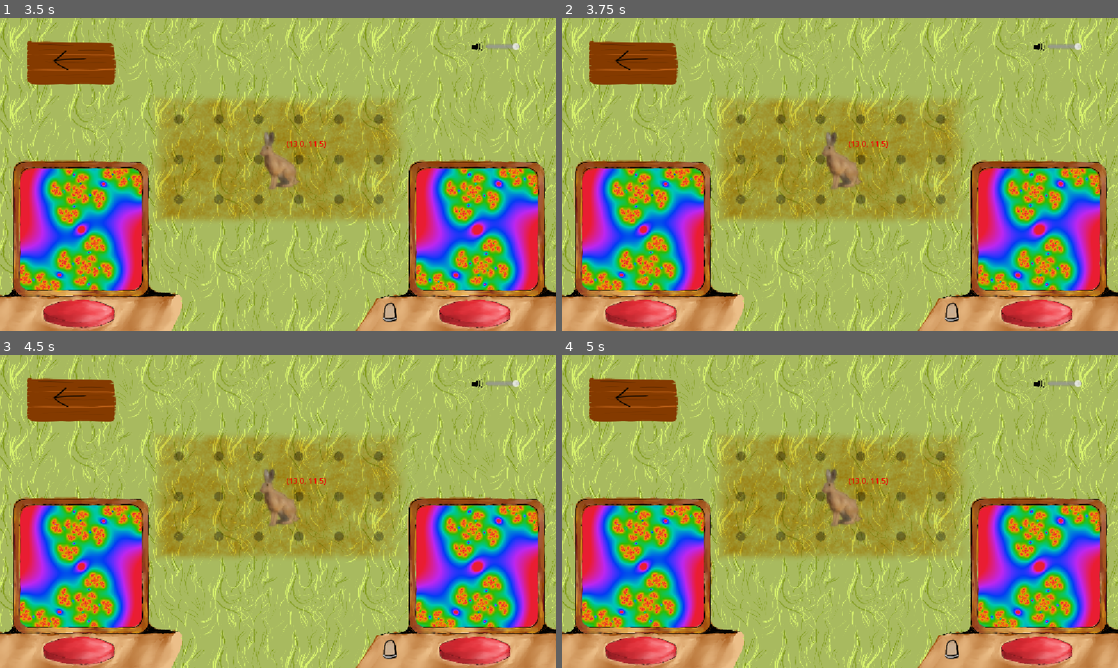
Above: before the commit, frames 1-4 (two rows, left to right).
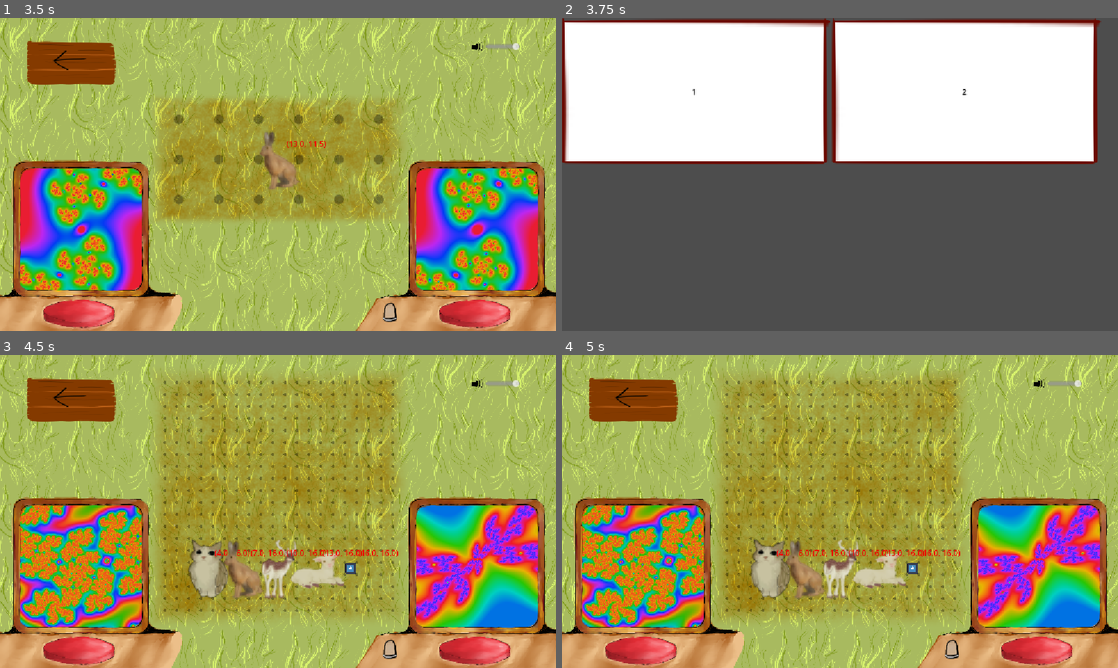
Above: after the commit, the same moments.

Repository: Wallted/ldjam-59
Game: Godot game, scene res://main.tscn
Same seed, same stepped clock (60 frames per second), same inputs: the game is played once before the commit and once after it. The engine's default icon, where the game draws it, is replaced by a stand-in: a white triangle on a blue panel in a dark square.
Inputs (mouse positions are in pixels of both pictures, inside the frame that each line leads up to):
- Up to frame 1 (3.5 s): click "1" at 0.5 s; click (278, 158) at 1.25 s; click (278, 158) at 2 s; click (278, 158) at 2.75 s
- Up to frame 2 (3.75 s): click (634, 61) at 3.5 s
- Up to frame 3 (4.5 s): click (405, 426) at 4.25 s, where only the run after the commit has a clickable "2"
- Up to frame 4 (5 s): no input

Frame 1 is identical in both runs. In frame 2, 100% of the frame differs, in the area x 0-100%, y 0-100%; in frame 3, 38%; in frame 4, 38%.
Error before the commit: Invalid assignment of property or key 'on_animal_drag' with value of type 'Callable' on a base object of type 'Control (ZooSpace)'. (res://game.gd:22)

Commit message:
cleanup
Signed-off-by: Grzegorz Choiński <grzegorzchoinski97@gmail.com>

Diff:
--- a/game.gd
+++ b/game.gd
@@ -19,7 +19,7 @@
 
 func _ready():
 	zoo_space.on_animal_dropped = on_animal_dropped
-	zoo_space.on_animal_drag = on_animal_dragged
+	zoo_space.on_animal_dragged = on_animal_dragged
 	back_button.pressed.connect(_exit_level)
 	led.reset()
 
--- a/grid_animal.gd
+++ b/grid_animal.gd
@@ -15,7 +15,7 @@
 
 signal position_changed(new_position: Vector2)
 signal animal_dropped()
-signal animal_dragged(species_id)
+signal animal_dragged(chorister_idx)
 
 func _ready() -> void:
 	var res_list = Species.ChoristerResMapPreload[species_id]
